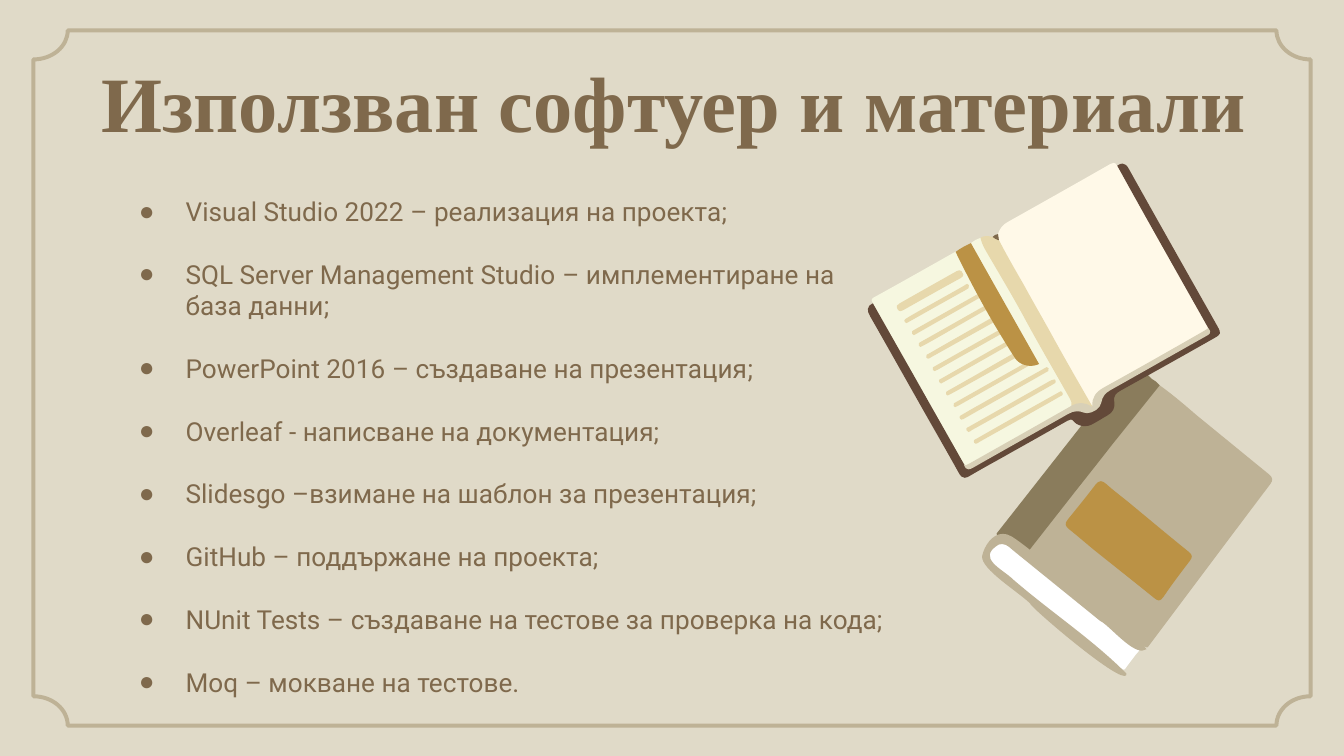
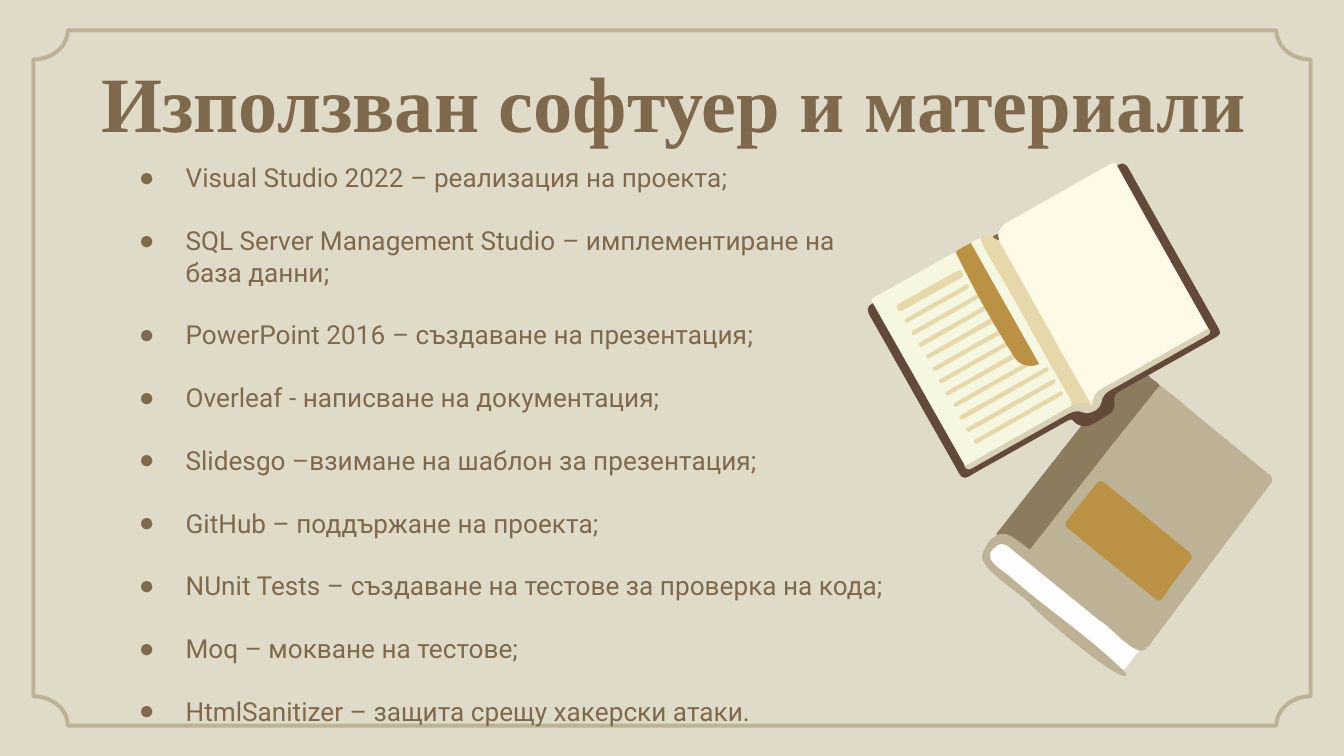
Before and after one commit to Legodatski/BookShop, a slide deck: slide 6 of BookShopSlides.pptx. Drawn at 1344x756 pixels with LibreOffice and Linux fonts; fonts in the diff are those of the drawing; background and template pictures are left out. Boxes give left, top, right and bottom in pixels: in the first picture for what was removed or moved away, otherwise in the second. Text is boxed around its words. In the diff, an @@ line names an element or a change of style, - is before the commit and + after.

```diff
--- a/BookShopSlides.pptx
+++ b/BookShopSlides.pptx
@@ text at [186,639,750,727]: text changed @@
-● Moq – мокване на тестове.
+● Moq – мокване на тестове;
+● HtmlSanitizer – защита срещу хакерски атаки.
```
Also in this commit, not shown: 4 other slides changed, 9 other files.
